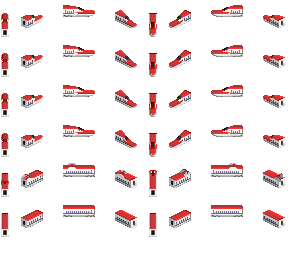
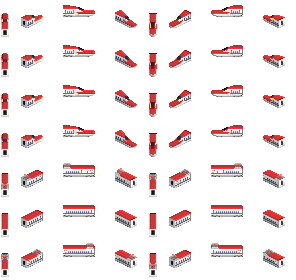
Two versions of the same layered image (296px x 280px). Layer-by-layer changes:
painted on "Pantos T3" over (x1=1, y1=163, x2=285, y2=268)
painted on "Sprites T3" over (x1=1, y1=163, x2=285, y2=277)
